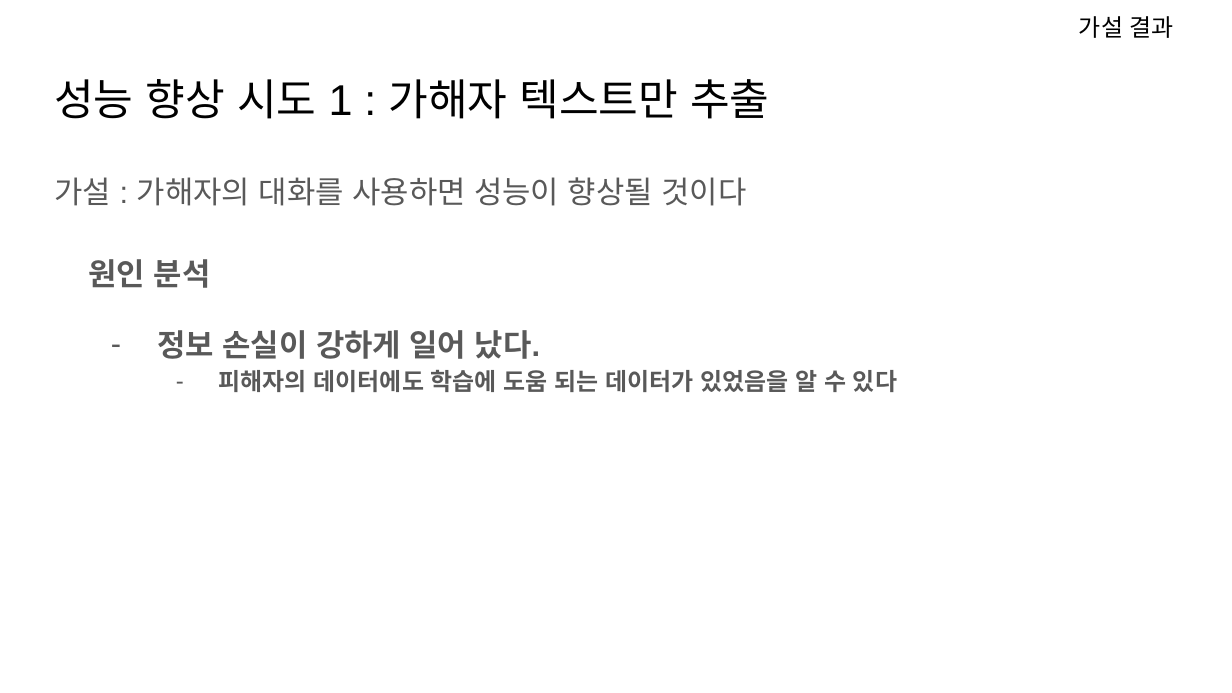
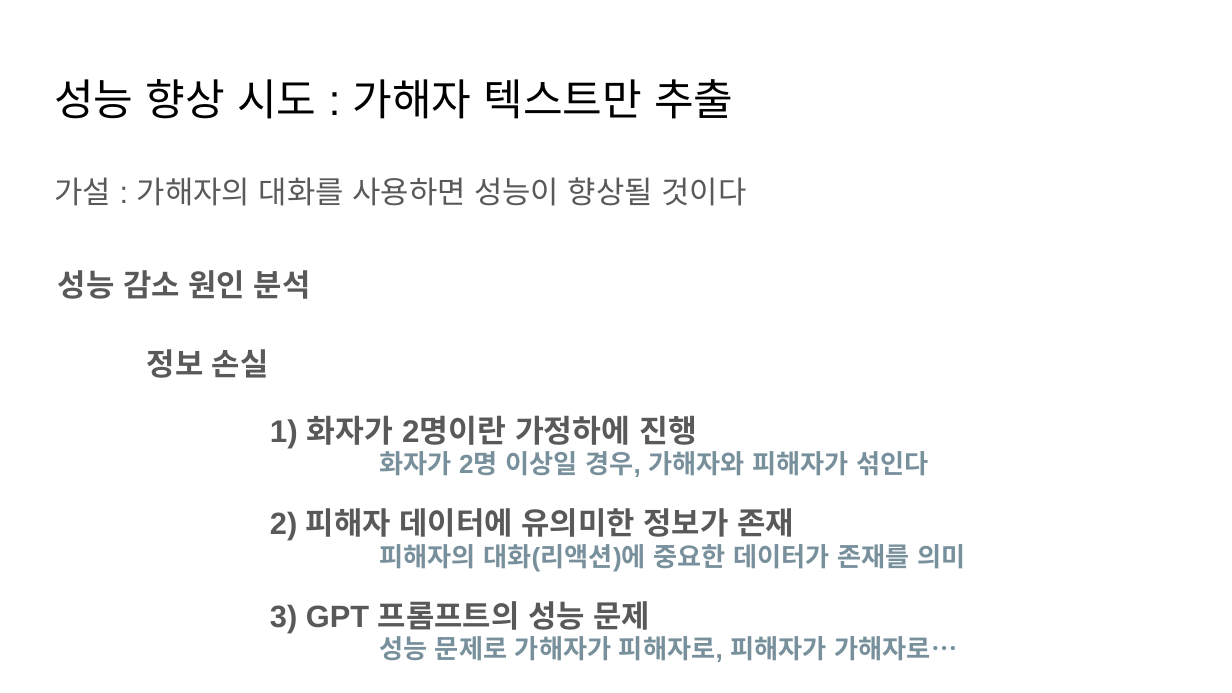
Before and after one commit to git-ThLee/AIFFEL_DLthon_NLP, a slide deck: slide 40 of presentation.pptx (slide 35 before the commit). Drawn at 1232x693 pixels with LibreOffice and Linux fonts; fonts in the diff are those of the drawing. Boxes give left, top, right and bottom in pixels: in the first picture for what was removed or moved away, otherwise in the second. Text is boxed around its words. In the diff, an @@ line names an element or a change of style, - is before the commit and + after.

```diff
--- a/presentation.pptx
+++ b/presentation.pptx
@@ text removed at <box>1079,16,1174,38</box> @@
-가설 결과
@@ title at <box>54,79,733,119</box>: text changed @@
-성능 향상 시도 1 : 가해자 텍스트만 추출
+성능 향상 시도 : 가해자 텍스트만 추출
@@ text at <box>58,270,311,299</box>: text changed @@
-원인 분석
+성능 감소 원인 분석
@@ text added at <box>147,349,269,378</box>, 18 pt, text #595959, bold @@
+정보 손실
@@ text removed at <box>157,330,897,392</box> @@
-– 정보 손실이 강하게 일어 났다.
-  – 피해자의 데이터에도 학습에 도움 되는 데이터가 있었음을 알 수 있다
@@ text added at <box>270,415,697,449</box>, 18.3 pt, text #595959, bold @@
+1) 화자가 2명이란 가정하에 진행
@@ text added at <box>379,451,928,477</box>, 15.3 pt, text #78909C, bold @@
+화자가 2명 이상일 경우, 가해자와 피해자가 섞인다
@@ text added at <box>270,508,794,540</box>, 18 pt, text #595959, bold @@
+2) 피해자 데이터에 유의미한 정보가 존재
@@ text added at <box>379,544,965,572</box>, 15.3 pt, text #78909C, bold @@
+피해자의 대화(리액션)에 중요한 데이터가 존재를 의미
@@ text added at <box>270,601,650,633</box>, 18 pt, text #595959, bold @@
+3) GPT 프롬프트의 성능 문제
@@ text added at <box>379,636,957,662</box>, 15.3 pt, text #78909C, bold @@
+성능 문제로 가해자가 피해자로, 피해자가 가해자로…
```
Also in this commit, not shown: 10 other slides changed, 32 slides added, 22 slides removed.
